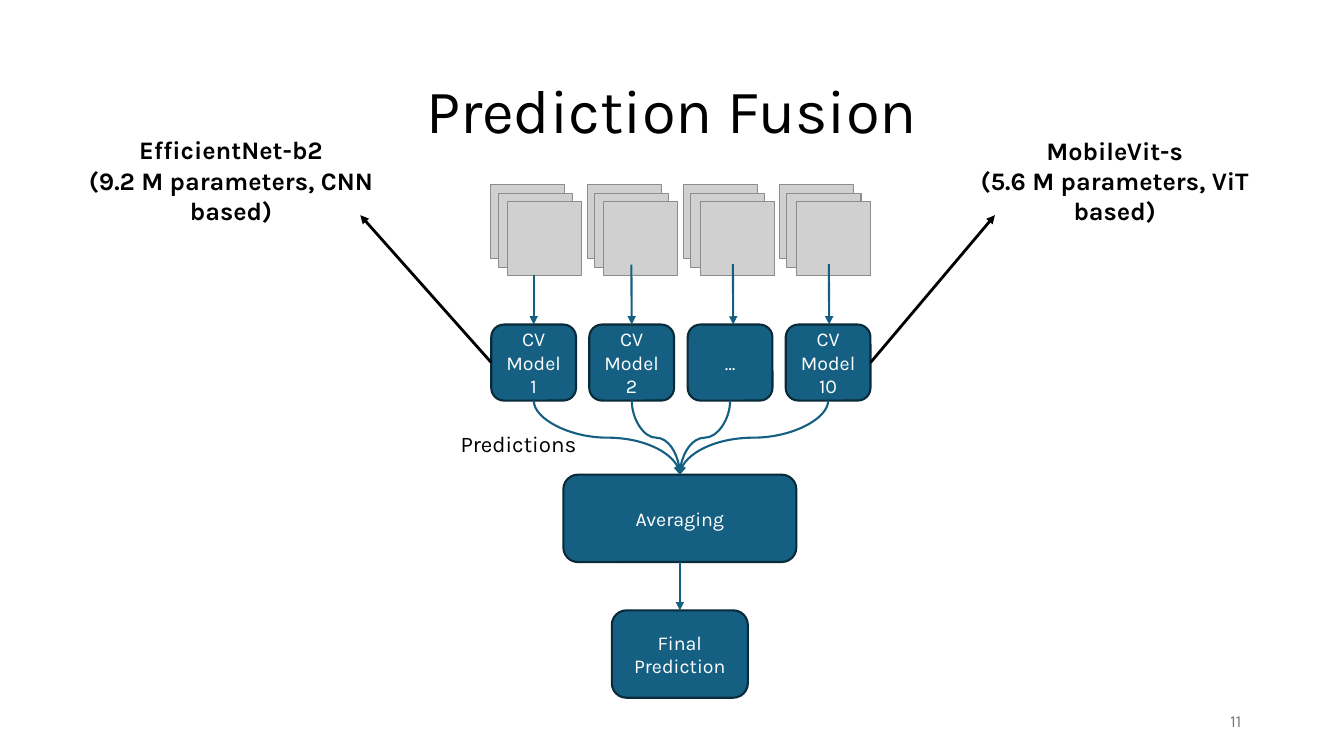
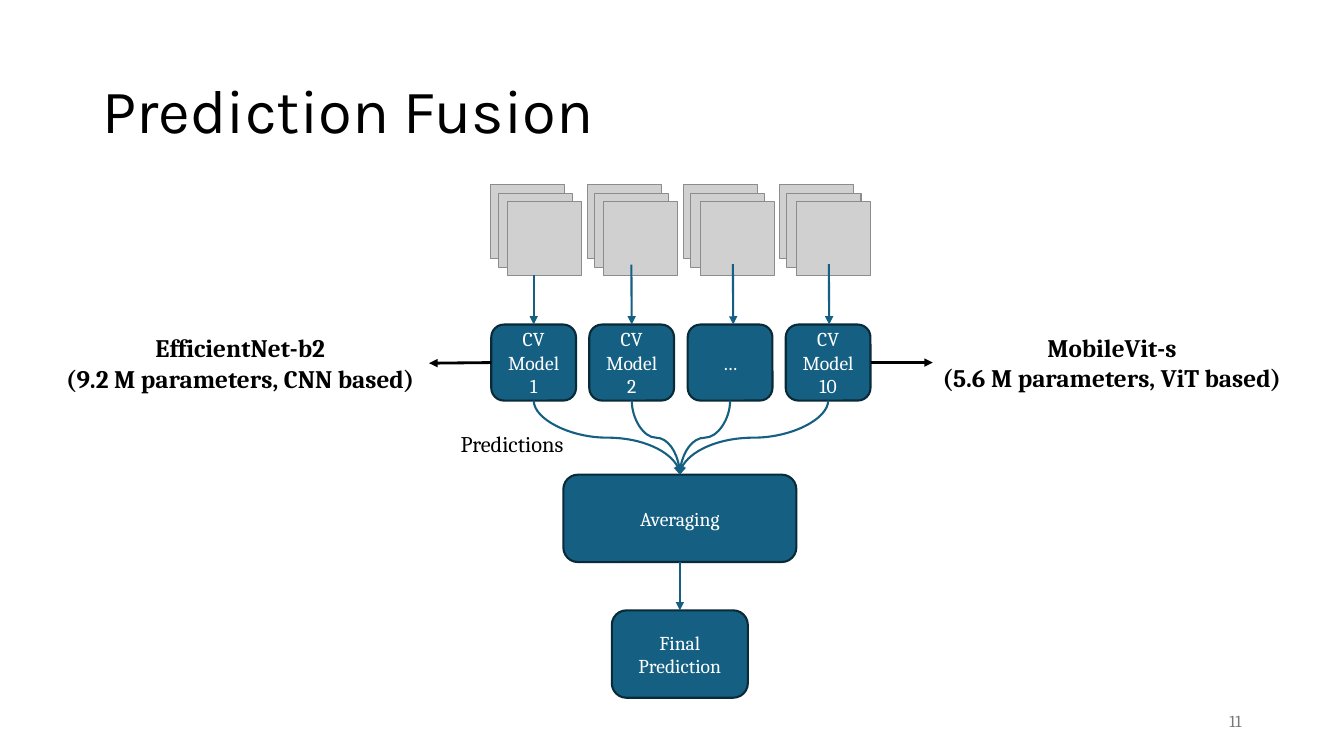
Before and after one commit to HenriSmidt/Alzheimer_Detection, a slide deck: slide 11 of Presentation.pptx. Drawn at 1344x756 pixels with LibreOffice and Linux fonts; fonts in the diff are those of the drawing; grey boxes stand for pictures. Boxes give left, top, right and bottom in pixels: in the first picture for what was removed or moved away, otherwise in the second. Text is boxed around its words. In the diff, an @@ line names an element or a change of style, - is before the commit and + after.

```diff
--- a/Presentation.pptx
+++ b/Presentation.pptx
@@ title "Prediction Fusion" at [102,90,594,134]: alignment centre to left @@
@@ text "EfficientNet-b2": place and size @@
-text "EfficientNet-b2" at [89,141,373,223]
+text "EfficientNet-b2" at [66,339,414,394]
@@ font Karla to Cambria in 10 elements at [491,325,576,400], [590,325,675,400], [786,325,871,400], [564,475,797,563], [612,611,748,699], [461,436,564,453], [1229,716,1241,727], [688,325,772,400], [66,339,414,394], [943,339,1281,393] @@
@@ text "MobileVit-s": place and size @@
-text "MobileVit-s" at [981,142,1249,223]
+text "MobileVit-s" at [943,339,1281,393]
@@ arrow moved from (491, 363) - (360, 215) to (491, 363) - (430, 363) @@
@@ arrow moved from (871, 363) - (995, 215) to (871, 363) - (933, 363) @@
```
Also in this commit, not shown: 10 other slides changed, 6 slides added, 2 slides removed, 2 other files.
